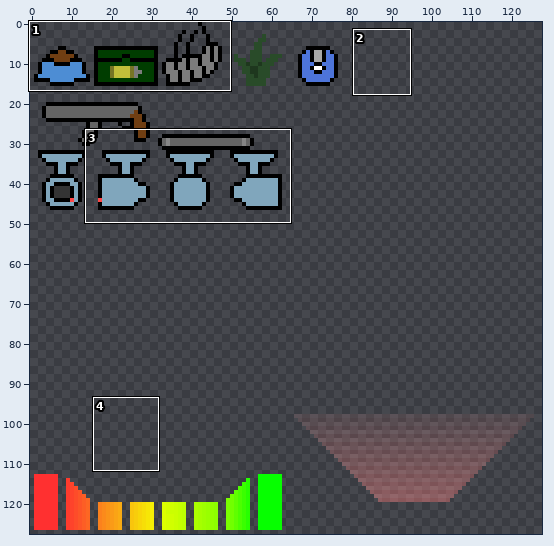
One commit to this sprite sheet: res/items.png. The first picture is a wide view before the edit; the outline marks the close-up.
Close-up. The starting point:
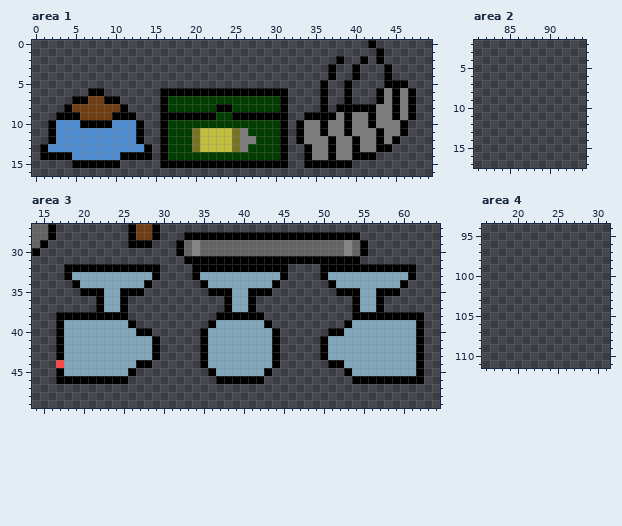
The file is 128x128 pixels. Pixels under 10% opacity are left out. Colours within 5 levels of each other are drawn and written as one. Shown: area 1: x 0..49, y 0..16; area 2: x 81..94, y 2..17; area 3: x 14..64, y 27..49; area 4: x 16..31, y 94..111. The commit also changed other parts of the picture, which this record leaves out.
The same view after the edit:
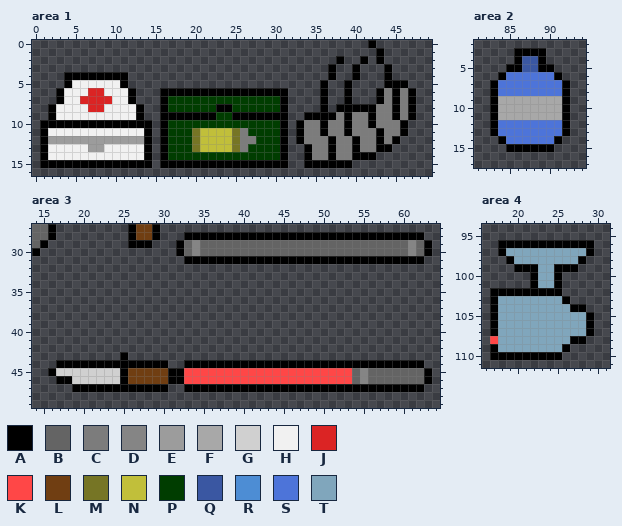
Palette (. is transparent): A #000000  B #646464  C #7c7c7c  D #858585  E #9c9c9c  F #a8a8a8  G #d0d0d0  H #f1f1f1  J #db2424  K #ff4747  L #703e12  M #767525  N #c1bf3a  P #003d00  Q #3a57a2  R #4d8dd4  S #4d74d9  T #80a6bc
Changes in this commit:
Area 1:
y 4: x 4..11 ........ -> AAAAAAAA
y 5: x 4..11 ........ -> AHHHHHHA
y 6: x 3..12 ....AA.... -> AHHHJJHHHA
y 7: x 3..12 ..AALLAA.. -> AHHJJJJHHA
y 8: x 2..13 ..ALLLLLLA.. -> AHHHHJJHHHHA
y 9: x 2..13 .AAALLLLAAA. -> AHHHHHHHHHHA
y 10: x 1 . -> A; x 3..5 RRR -> AAA; x 10..12 RRR -> AAA; x 14 . -> A
y 11: x 1..14 .ARRRRRRRRRRA. -> AHHHHHHHHHHHHA
y 12: x 1..14 .ARRRRRRRRRRA. -> AEEEEEEEEEEEEA
y 13: x 2..13 RRRRRRRRRRRR -> HHHHHEEHHHHH
y 14: x 2..13 AAARRRRRRAAA -> HHHHHHHHHHHH
y 15: x 1..4 .... -> AAAA; x 11..14 .... -> AAAA
Area 2:
y 3: x 86..89 .... -> AAAA
y 4: x 86..89 .... -> AQQA
y 5: x 85..90 ...... -> AAQQAA
y 6: x 84..91 ........ -> ASSSSSSA
y 7..8: x 83..92 .......... -> ASSSSSSSSA
y 9..11: x 83..92 .......... -> AFFFFFFFFA
y 12..13: x 83..92 .......... -> ASSSSSSSSA
y 14: x 84..91 ........ -> ASSSSSSA
y 15: x 85..90 ...... -> AAAAAA
Area 3:
y 28: x 55..62 ........ -> AAAAAAAA
y 29..30: x 53 D -> B; x 55..63 A........ -> BBBBBBDBA
y 31: x 55..62 ........ -> AAAAAAAA
y 32: x 18..29 AAAAAAAAAAAA -> ............; x 34..45 AAAAAAAAAAAA -> ............; x 50..61 AAAAAAAAAAAA -> ............
y 33: x 18..29 ATTTTTTTTTTA -> ............; x 34..45 ATTTTTTTTTTA -> ............; x 50..61 ATTTTTTTTTTA -> ............
y 34: x 19..28 ATTTTTTTTA -> ..........; x 35..44 ATTTTTTTTA -> ..........; x 51..60 ATTTTTTTTA -> ..........
y 35: x 20..27 AAATTAAA -> ........; x 36..43 AAATTAAA -> ........; x 52..59 AAATTAAA -> ........
y 36..37: x 22..25 ATTA -> ....; x 38..41 ATTA -> ....; x 54..57 ATTA -> ....
y 38: x 17..25 AAAAAAAAA -> .........; x 37..42 AAAAAA -> ......; x 54..62 AAAAAAAAA -> .........
y 39: x 17..26 ATTTTTTTTA -> ..........; x 36..43 ATTTTTTA -> ........; x 53..62 ATTTTTTTTA -> ..........
y 40: x 17..28 ATTTTTTTTTAA -> ............; x 35..44 ATTTTTTTTA -> ..........; x 51..62 AATTTTTTTTTA -> ............
y 41..42: x 17..29 ATTTTTTTTTTTA -> .............; x 35..44 ATTTTTTTTA -> ..........; x 50..62 ATTTTTTTTTTTA -> .............
y 43: x 17..29 ATTTTTTTTTTTA -> ........A....; x 35..44 ATTTTTTTTA -> ..........; x 50..62 ATTTTTTTTTTTA -> .............
y 44: x 17..26 KTTTTTTTTT -> AAAAAAAAAA; x 29..30 .. -> AA; x 33..34 .. -> AA; x 36..43 TTTTTTTT -> AAAAAAAA; x 45..50 ...... -> AAAAAA; x 53..61 TTTTTTTTT -> AAAAAAAAA
y 45: x 16..63 .ATTTTTTTTA.........ATTTTTTA.........ATTTTTTTTA. -> AGGGGGGGGALLLLLAAKKKKKKKKKKKKKKKKKKKKKBDBBBBBBBA
y 46: x 19..24 AAAAAA -> GGGGGG; x 26..63 ...........AAAAAA...........AAAAAAAAA. -> LLLLLAAKKKKKKKKKKKKKKKKKKKKKBDBBBBBBBA
y 47: x 19..30 ............ -> AAAAAAAAAAAA; x 33..62 .............................. -> AAAAAAAAAAAAAAAAAAAAAAAAAAAAAA
Area 4:
y 96: x 18..29 ............ -> AAAAAAAAAAAA
y 97: x 18..29 ............ -> ATTTTTTTTTTA
y 98: x 19..28 .......... -> ATTTTTTTTA
y 99: x 20..27 ........ -> AAATTAAA
y 100..101: x 22..25 .... -> ATTA
y 102: x 17..25 ......... -> AAAAAAAAA
y 103: x 17..26 .......... -> ATTTTTTTTA
y 104: x 17..28 ............ -> ATTTTTTTTTAA
y 105..107: x 17..29 ............. -> ATTTTTTTTTTTA
y 108: x 17..28 ............ -> KTTTTTTTTTAA
y 109: x 17..26 .......... -> ATTTTTTTTA
y 110: x 17..25 ......... -> AAAAAAAAA
